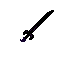
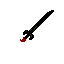
Revision of a layered 64×64 image; what changed, layer by layer:
painted on "Calque #1" over [26, 26, 37, 37]
painted on "Calque #3" over [23, 26, 37, 40]
painted on "Calque #6" over [20, 37, 26, 42]
painted on "Calque #5" over [20, 37, 26, 42]
painted on "Calque #4" over [20, 37, 26, 42]
